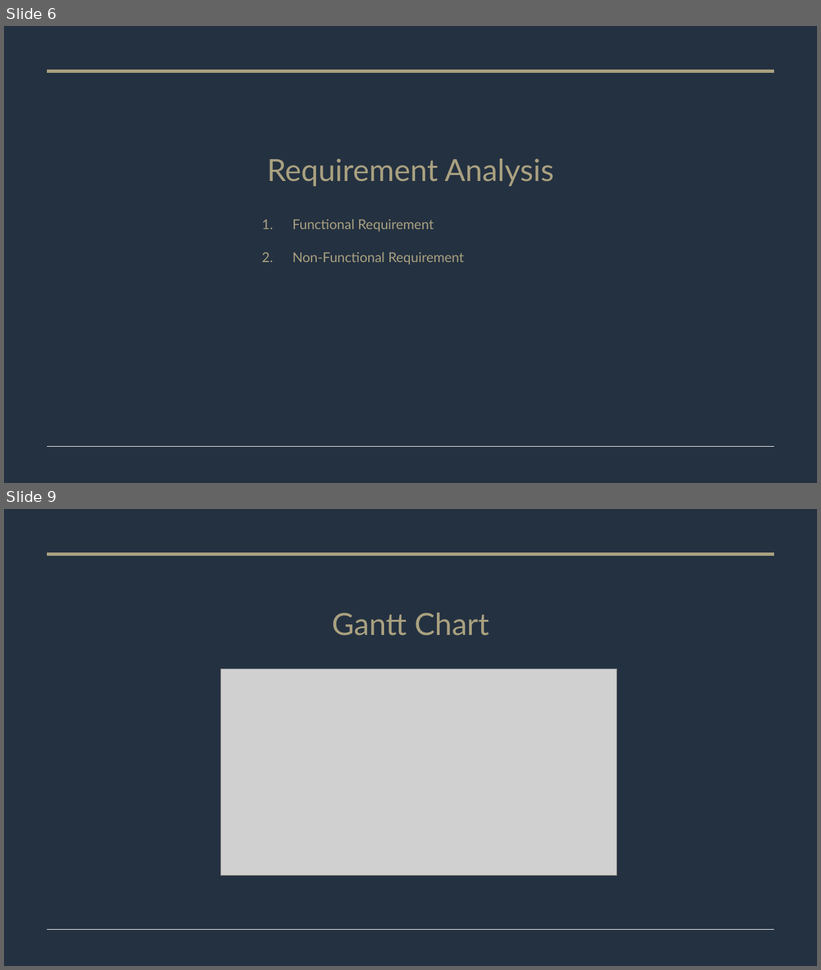
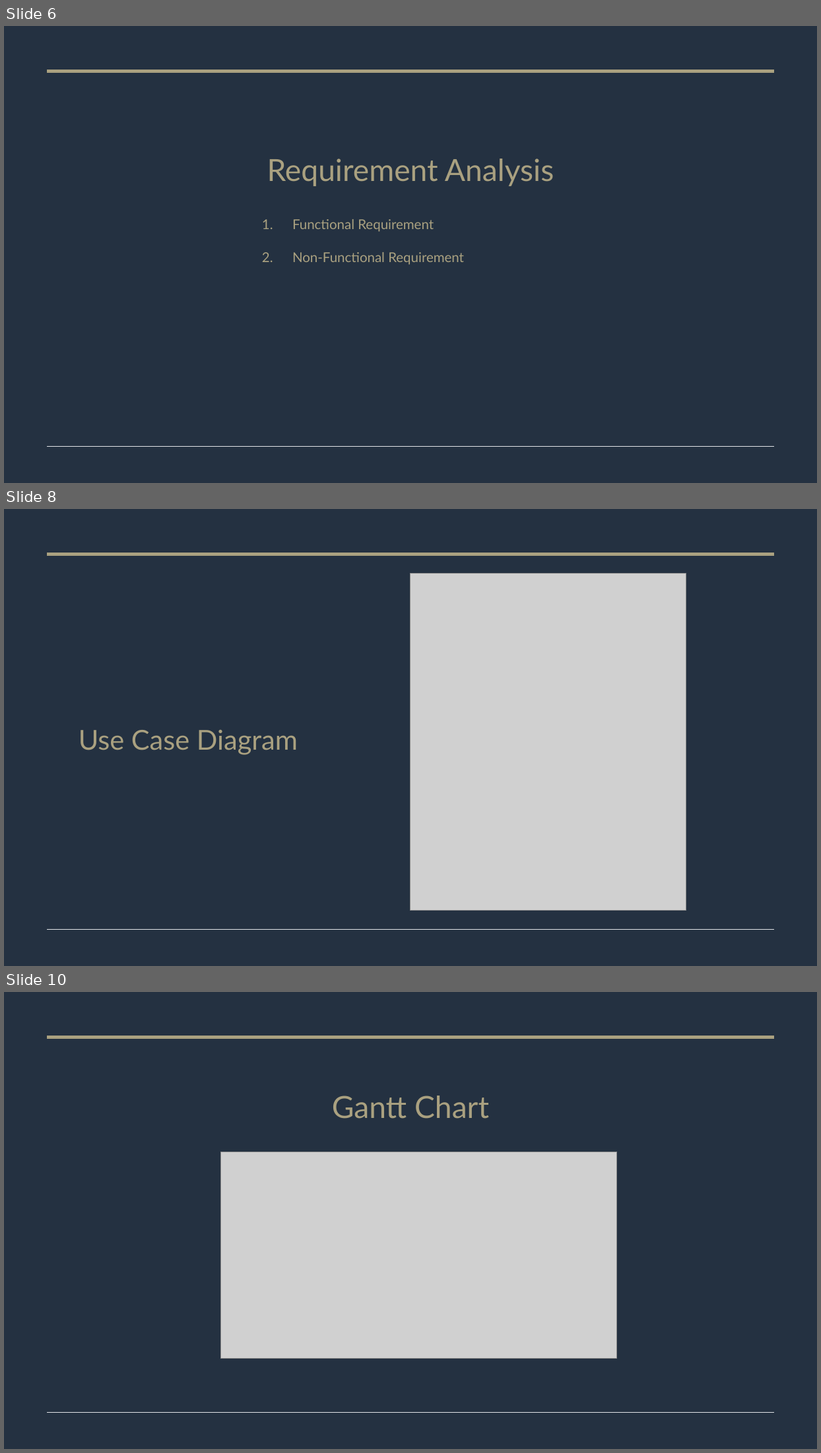
Before and after one commit to Janice1828/daily_activities-personal_finance_tracker, a slide deck: Daily Activities & Personal Finance Tracker.pptx. Shown one above the other, each under a label of ours: slides 6 and 9 before the commit, slides 6, 8 and 10 after it; the slides between them are not shown. The pictures are 821x970 and 821x1453 pixels, drawn with LibreOffice and Linux fonts; fonts in the diff are those of the drawing; grey boxes stand for pictures. Boxes give left, top, right and bottom in pixels: in the first picture for what was removed or moved away, otherwise in the second. Text is boxed around its words. In the diff, an @@ line names an element or a change of style, - is before the commit and + after.

```diff
--- a/Daily Activities & Personal Finance Tracker.pptx
+++ b/Daily Activities & Personal Finance Tracker.pptx
@@ slide 8 added at bbox=[4, 509, 817, 966], background #FFFFFF @@
@@ rectangle added at bbox=[4, 509, 817, 966], fill #243141 @@
@@ line added from (47, 554) to (774, 554), #AAA180 3.5 pt @@
@@ picture added at bbox=[411, 574, 686, 911] @@
@@ title added at bbox=[79, 730, 298, 755], 32.4 pt, text #AAA180 @@
+Use Case Diagram
@@ line added from (47, 930) to (774, 930), #E2E3E8 0.75 pt @@
@@ what was slide 9 is now slide 10 @@
```
Also in this commit, not shown: 10 slides changed, 2 other slides added, 14 other files.
